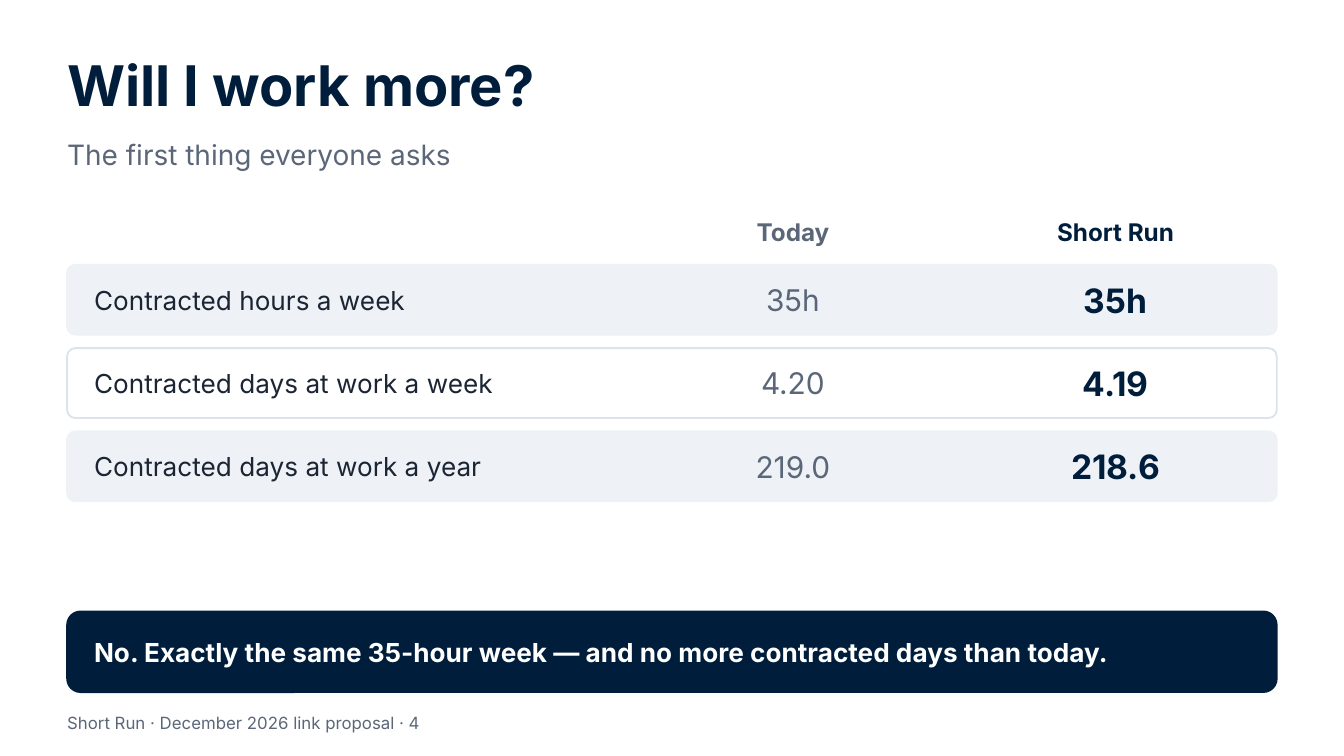
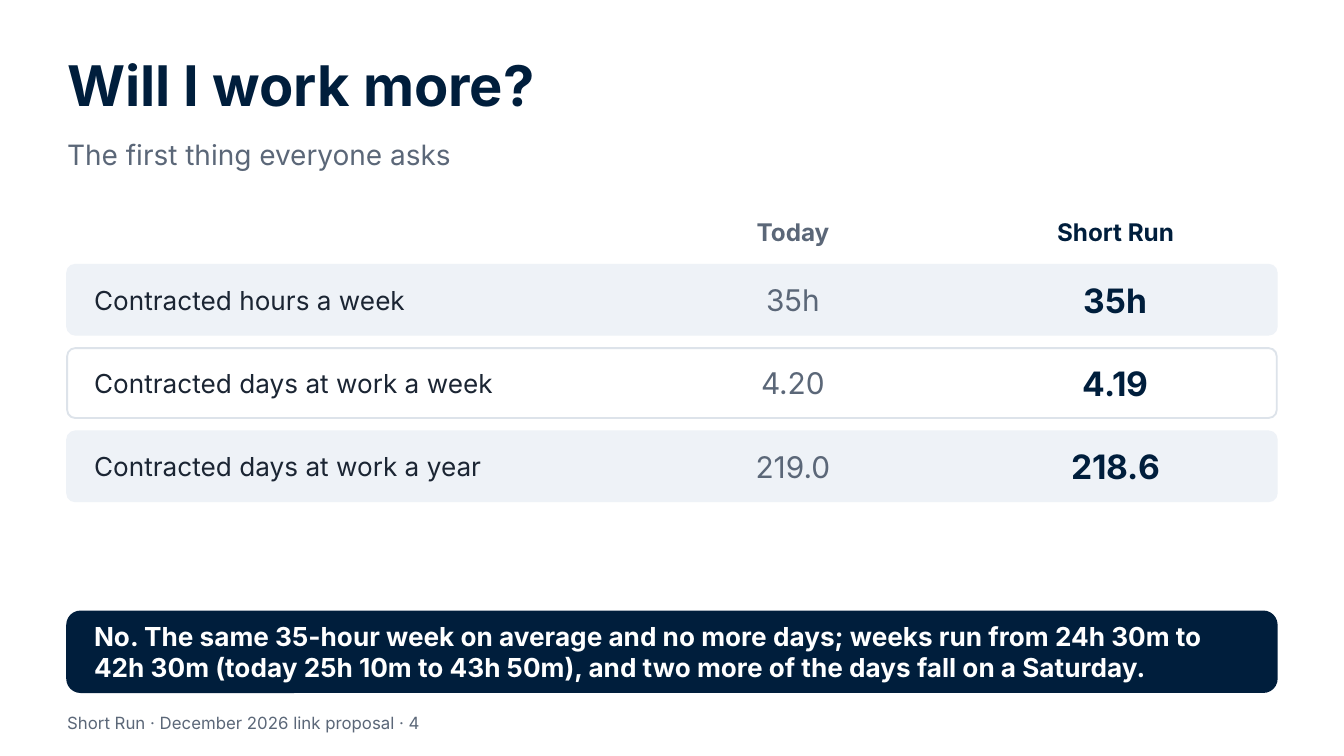
Before and after one commit to Garethdavidmiller/roster-app, a slide deck: slide 4 of docs/links-26/presentations/Short-Run-for-colleagues.pptx. Drawn at 1344x756 pixels with LibreOffice and Linux fonts; fonts in the diff are those of the drawing. Boxes give left, top, right and bottom in pixels: in the first picture for what was removed or moved away, otherwise in the second. Text is boxed around its words. In the diff, an @@ line names an element or a change of style, - is before the commit and + after.

```diff
--- a/docs/links-26/presentations/Short-Run-for-colleagues.pptx
+++ b/docs/links-26/presentations/Short-Run-for-colleagues.pptx
@@ text at (94,626,1201,683): text changed @@
-No. Exactly the same 35-hour week — and no more contracted days than today.
+No. The same 35-hour week on average and no more days; weeks run from 24h 30m to 42h 30m (today 25h 10m to 43h 50m), and two more of the days fall on a Saturday.
```
Also in this commit, not shown: 2 other slides changed, 27 other files.
